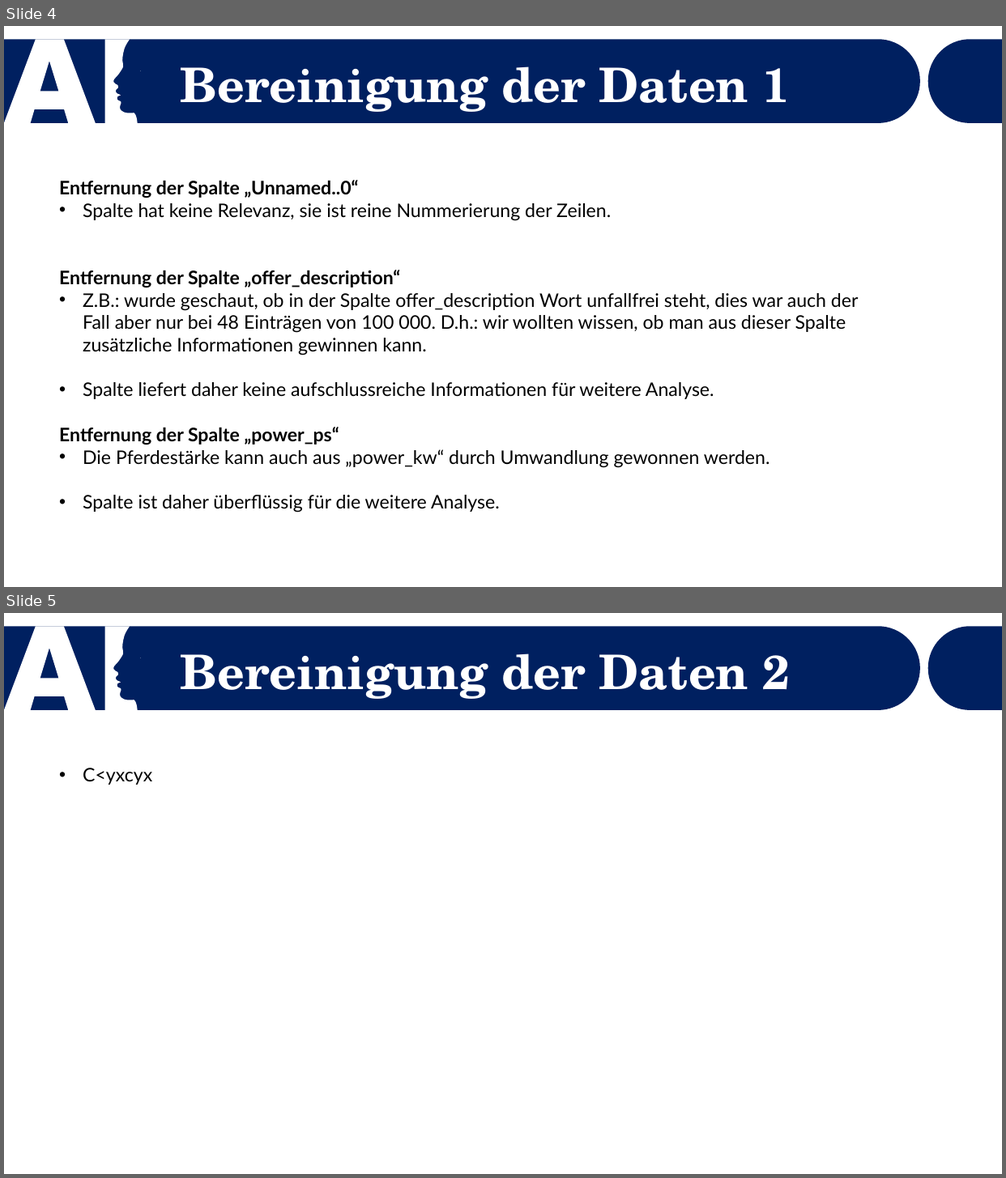
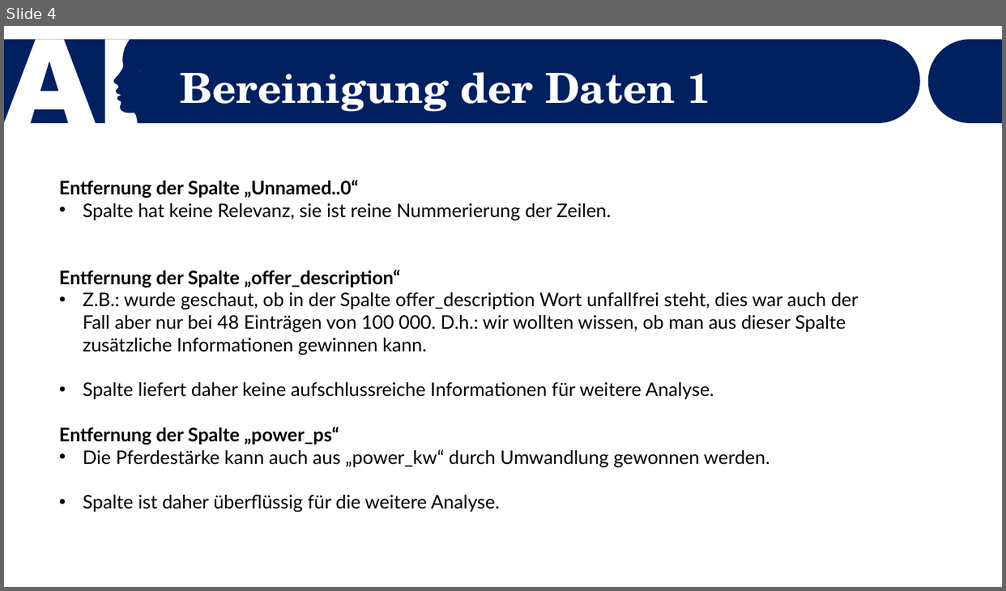
Before and after one commit to Dewin154/Projekt_Machine_Learning, a slide deck: Präsentation_Vorlage.pptx. Shown one above the other, each under a label of ours: slides 4 and 5 before the commit, slide 4 after it. The pictures are 1006x1178 and 1006x591 pixels, drawn with LibreOffice and Linux fonts; fonts in the diff are those of the drawing. Boxes give left, top, right and bottom in pixels: in the first picture for what was removed or moved away, otherwise in the second. Text is boxed around its words. In the diff, an @@ line names an element or a change of style, - is before the commit and + after.

```diff
--- a/Präsentation_Vorlage.pptx
+++ b/Präsentation_Vorlage.pptx
@@ slide 5 removed at (x1=4, y1=613, x2=1002, y2=1174), background #FFFFFF; not listed: 3 template elements that a slide beside it also shows @@
@@ text removed at (x1=181, y1=653, x2=790, y2=699) @@
-Bereinigung der Daten 2
@@ text removed at (x1=83, y1=768, x2=152, y2=785) @@
-• C<yxcyx
@@ slide 4 changed as well @@
@@ text "Bereinigung der Daten 1" at (x1=181, y1=72, x2=710, y2=112): size 45.9 to 40 pt; line spacing 0.7 to 0.9 @@
```
Also in this commit, not shown: 8 other slides changed, 1 slide added, 1 other file.
